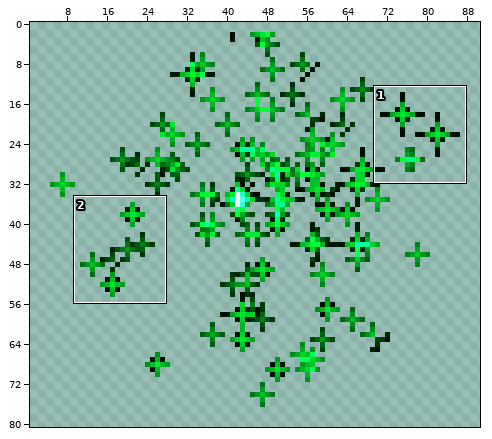
Edited in one commit: sprite sheet (app/src/main/assets/BattleAnimations/HEAL/HEAL9.png). The picture above shows the old version from afar; the outline marks the close-up.
Close-up. Before the edit:
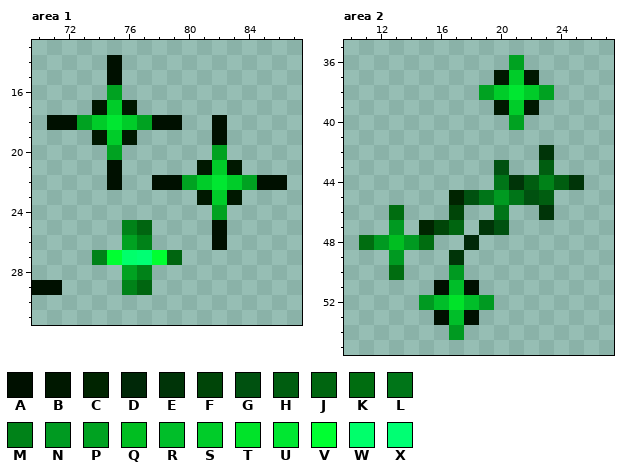
The file is 100x100 pixels. Colours within 5 levels of each other are drawn and written as one. Shown: area 1: x 70..87, y 13..31; area 2: x 10..27, y 35..55. The wide view leaves out empty margins. The commit also changed other parts of the picture, which this record leaves out.
Palette (. is transparent): A #001000  B #001800  C #002400  D #002808  E #003408  F #004508  G #005110  H #005d10  J #006510  K #006d10  L #007518  M #008218  N #009a21  P #00a221  Q #00be21  R #00be29  S #00cc29  T #00e329  U #00e731  V #00ff31  W #00ff6b  X #00ff73
Pixels before, area 1, first column x 70:
14 .....A...........
15 .....A...........
16 .....P...........
17 ....BSB..........
18 .AAPSUSPAA..A....
19 ....BSB.....A....
20 .....P......P....
21 .....A.....BSB...
22 .....A..AAPSUSPAA
23 ...........BSB...
24 ............P....
25 ......MJ....A....
26 ......PM....A....
27 ....MVWXVJ.......
28 ......PM.........
29 AA....MJ.........
Pixels before, area 2, first column x 11:
36 ..........P....
37 .........BSB...
38 ........PSUSP..
39 .........BSB...
40 ..........P....
41 ...............
42 ............E..
43 .........G..H..
44 .........LEHMHE
45 ......CGLNLGH..
46 ..K...F..L..E..
47 ..N.CFJ.EG.....
48 KNQNK..D.......
49 ..N...E........
50 ..K...N........
51 .....ARA.......
52 ....NRTRN......
53 .....ARA.......
54 ......N........
After the commit:
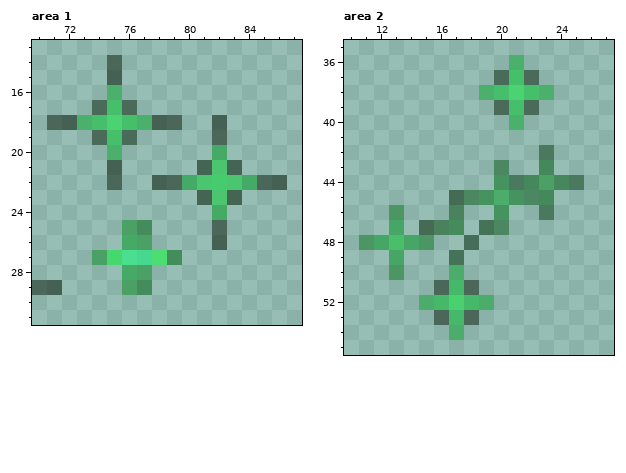
From old to new:
Colour A changes from #001000 to #0010007f.
Colour B changes from #001800 to #0018007f.
Colour C changes from #002400 to #0024007f.
Colour D changes from #002808 to #0028087f.
Colour E changes from #003408 to #0034087f.
Colour F changes from #004508 to #0045087f.
Colour G changes from #005110 to #0051107f.
Colour H changes from #005d10 to #005d107f.
Colour J changes from #006510 to #0065107f.
Colour K changes from #006d10 to #006d107f.
Colour L changes from #007518 to #0075187f.
Colour M changes from #008218 to #0082187f.
Colour N changes from #009a21 to #009a217f.
Colour P changes from #00a221 to #00a2217f.
Colour Q changes from #00be21 to #00be217f.
Colour R changes from #00be29 to #00be297f.
Colour S changes from #00cc29 to #00cc297f.
Colour T changes from #00e329 to #00e3297f.
Colour U changes from #00e731 to #00e7317f.
Colour V changes from #00ff31 to #00ff317f.
Colour W changes from #00ff6b to #00ff6b7f.
Colour X changes from #00ff73 to #00ff737f.
